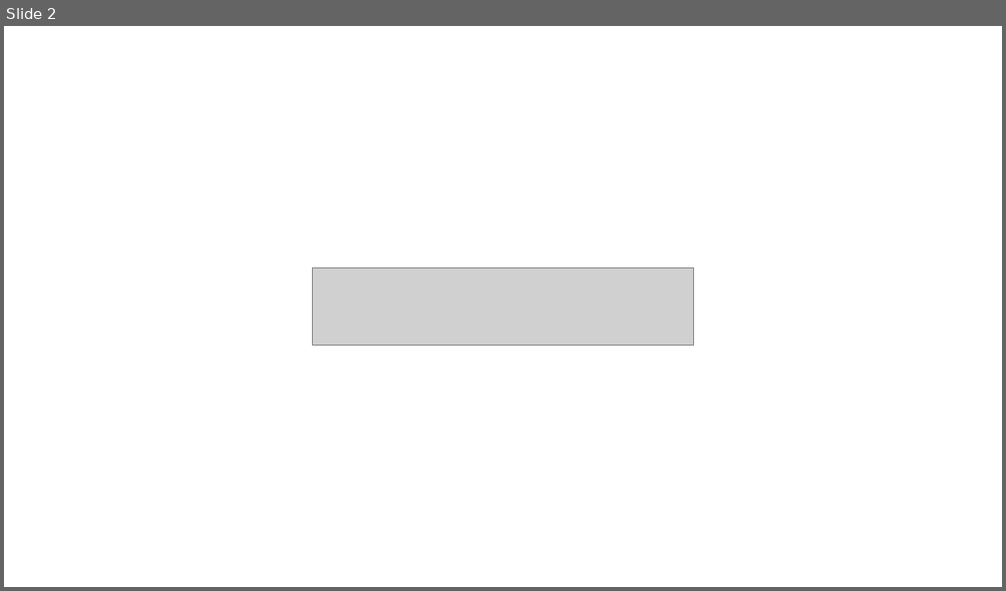
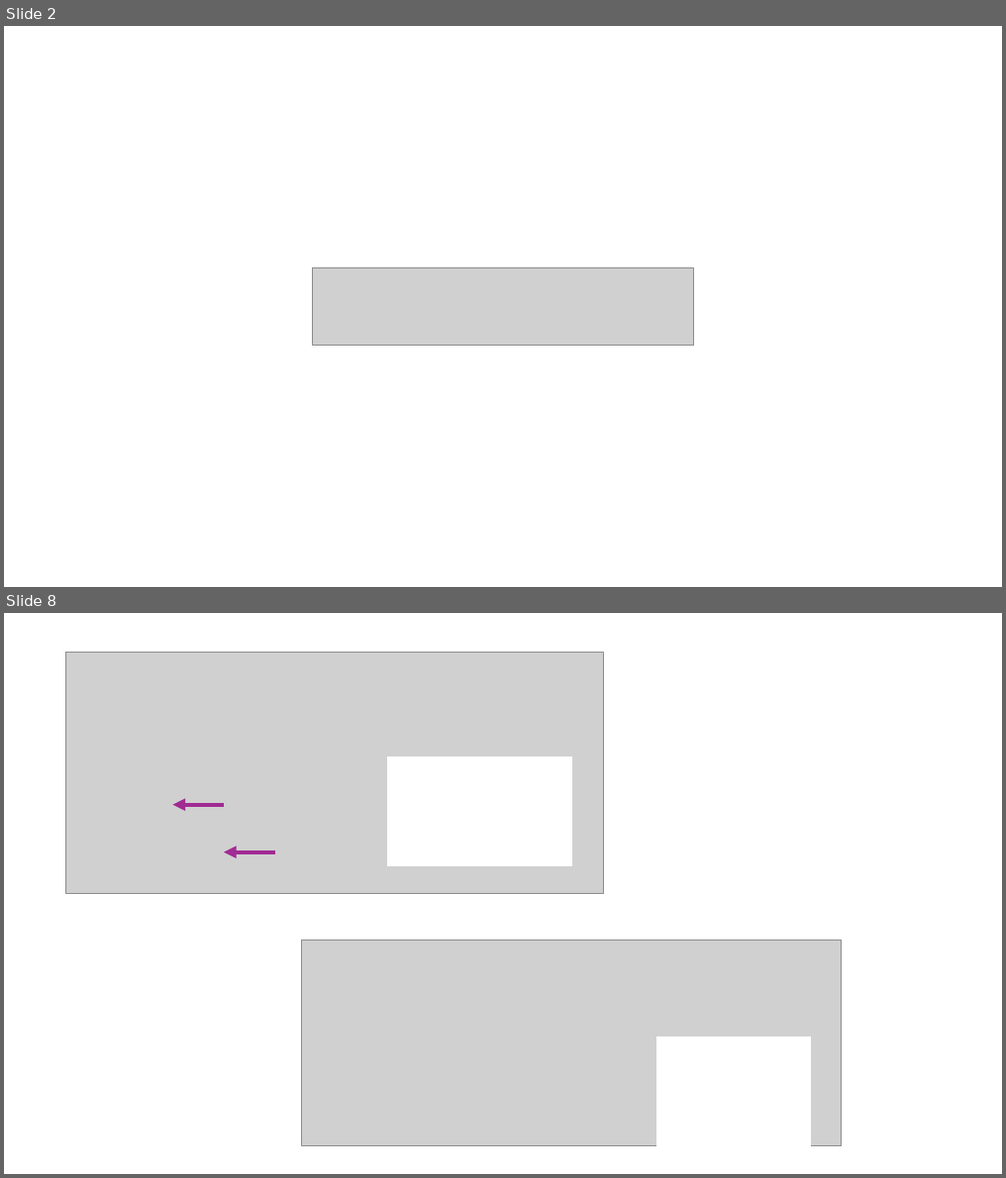
Before and after one commit to fthielen/escher_package_workshop, a slide deck: images/File to edit images.pptx. Shown one above the other, each under a label of ours: slide 2 before the commit, slides 2 and 8 after it; the slides between them are not shown. The pictures are 1006x591 and 1006x1178 pixels, drawn with LibreOffice and Linux fonts; fonts in the diff are those of the drawing; grey boxes stand for pictures. Boxes give left, top, right and bottom in pixels: in the first picture for what was removed or moved away, otherwise in the second. Text is boxed around its words. In the diff, an @@ line names an element or a change of style, - is before the commit and + after.

```diff
--- a/images/File to edit images.pptx
+++ b/images/File to edit images.pptx
@@ slide 8 added at (4,613,1002,1174), background #FFFFFF @@
@@ picture added at (65,653,604,894) @@
@@ rectangle added at (387,758,570,865), fill #FFFFFF, outline #FFFFFF 1.5 pt @@
@@ arrow added from (224, 805) to (173, 805), #A02B93 4 pt @@
@@ arrow added from (275, 853) to (224, 853), #A02B93 4 pt @@
@@ picture added at (301,940,841,1146) @@
@@ rectangle added at (657,1039,810,1146), fill #FFFFFF, outline #FFFFFF 1.5 pt @@
```
Also in this commit, not shown: 10 other slides added, 29 other files.
